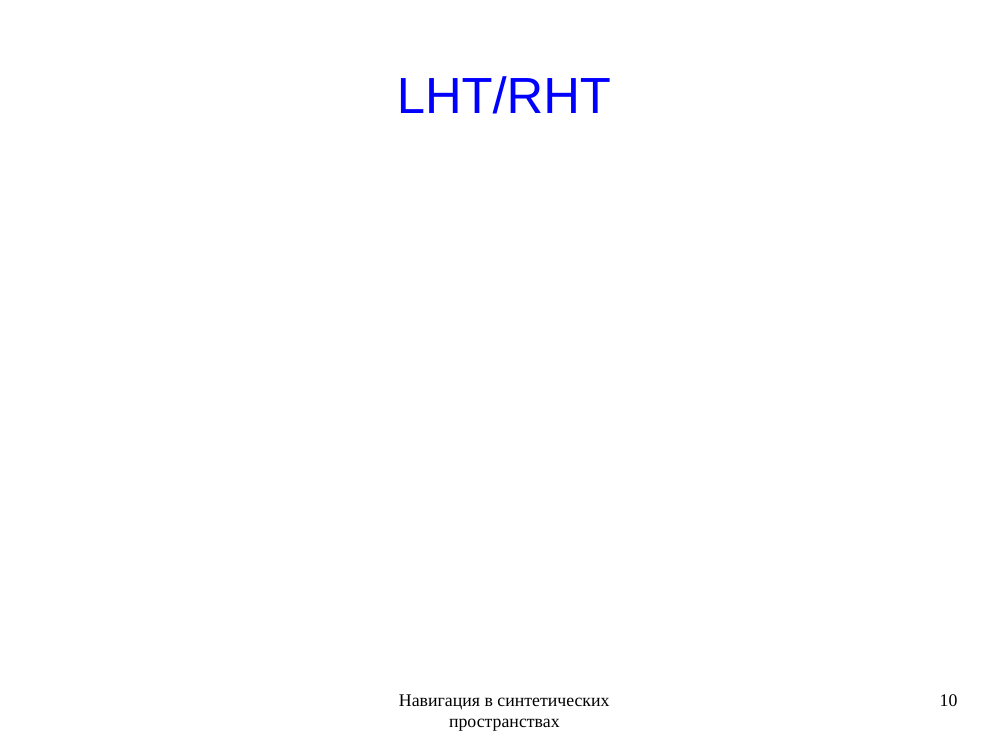
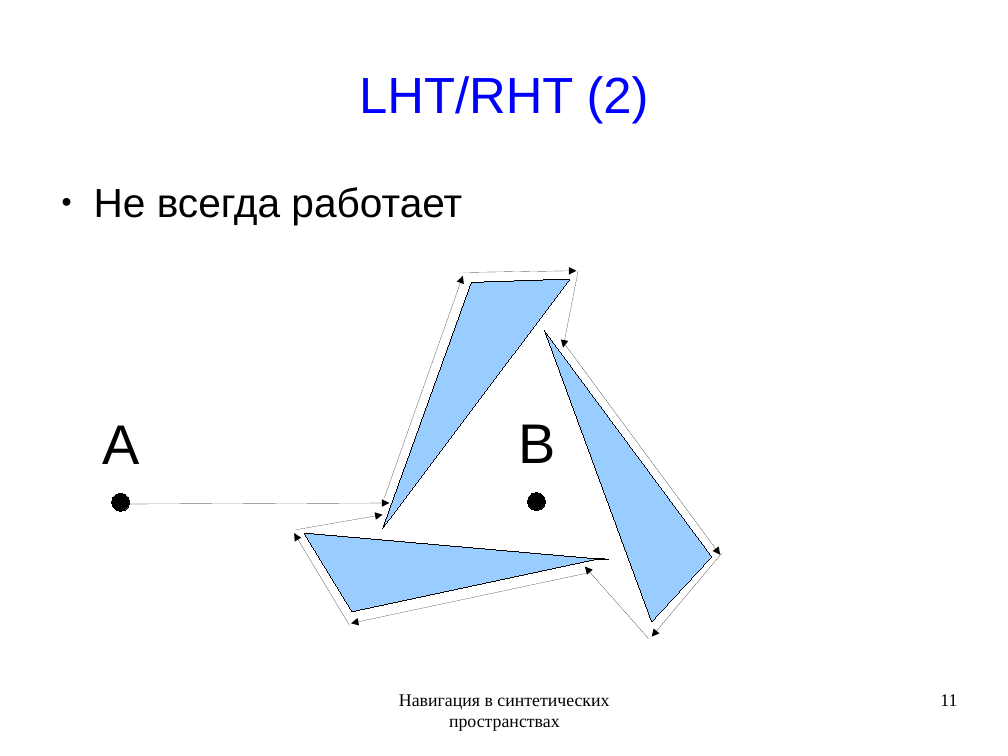
Before and after one commit to rutsky/semester09, a slide deck: slide 11 of Artificial_intelligence/Navigation_in_synthetic_space/50572_Rutsky_Navigation_in_synthetic_space.odp (slide 10 before the commit). Drawn at 1008x756 pixels with LibreOffice and Linux fonts; fonts in the diff are those of the drawing. Boxes give left, top, right and bottom in pixels: in the first picture for what was removed or moved away, otherwise in the second. Text is boxed around its words. In the diff, an @@ line names an element or a change of style, - is before the commit and + after.

Commit message:
WIP

```diff
--- a/Artificial_intelligence/Navigation_in_synthetic_space/50572_Rutsky_Navigation_in_synthetic_space.odp
+++ b/Artificial_intelligence/Navigation_in_synthetic_space/50572_Rutsky_Navigation_in_synthetic_space.odp
@@ title at bbox=[359, 76, 649, 124]: text changed @@
-LHT/RHT
+LHT/RHT (2)
@@ text added at bbox=[94, 187, 462, 225], 32 pt, text #000000 @@
+● Не всегда работает
@@ freeform shape added at bbox=[383, 279, 571, 528], fill #99CCFF, outline #000000 0 pt @@
@@ arrow added from (384, 499) to (463, 276), #000000 0 pt @@
@@ arrow added from (463, 273) to (576, 271), #000000 0 pt @@
@@ arrow added from (578, 271) to (563, 348), #000000 0 pt @@
@@ freeform shape added at bbox=[545, 331, 713, 622], fill #99CCFF, outline #000000 0 pt @@
@@ arrow added from (565, 344) to (721, 555), #000000 0 pt @@
@@ text added at bbox=[103, 425, 140, 464], 44 pt, text #000000 @@
+A
@@ text added at bbox=[518, 424, 555, 463], 44 pt, text #000000 @@
+B
@@ ellipse added at bbox=[112, 493, 130, 511], fill #000000, outline #000000 0 pt @@
@@ arrow added from (126, 504) to (390, 503), #000000 0 pt @@
@@ ellipse added at bbox=[528, 493, 546, 511], fill #000000, outline #000000 0 pt @@
@@ arrow added from (349, 626) to (295, 533), #000000 0 pt @@
@@ arrow added from (295, 530) to (383, 515), #000000 0 pt @@
@@ freeform shape added at bbox=[305, 533, 609, 612], fill #99CCFF, outline #000000 0 pt @@
@@ arrow added from (649, 638) to (585, 567), #000000 0 pt @@
@@ arrow added from (722, 553) to (652, 637), #000000 0 pt @@
@@ arrow added from (586, 574) to (351, 624), #000000 0 pt @@
@@ page number at bbox=[940, 694, 957, 706]: text changed @@
-10
+11
```
Also in this commit, not shown: 9 other slides changed, 3 slides added, 1 slide removed.
